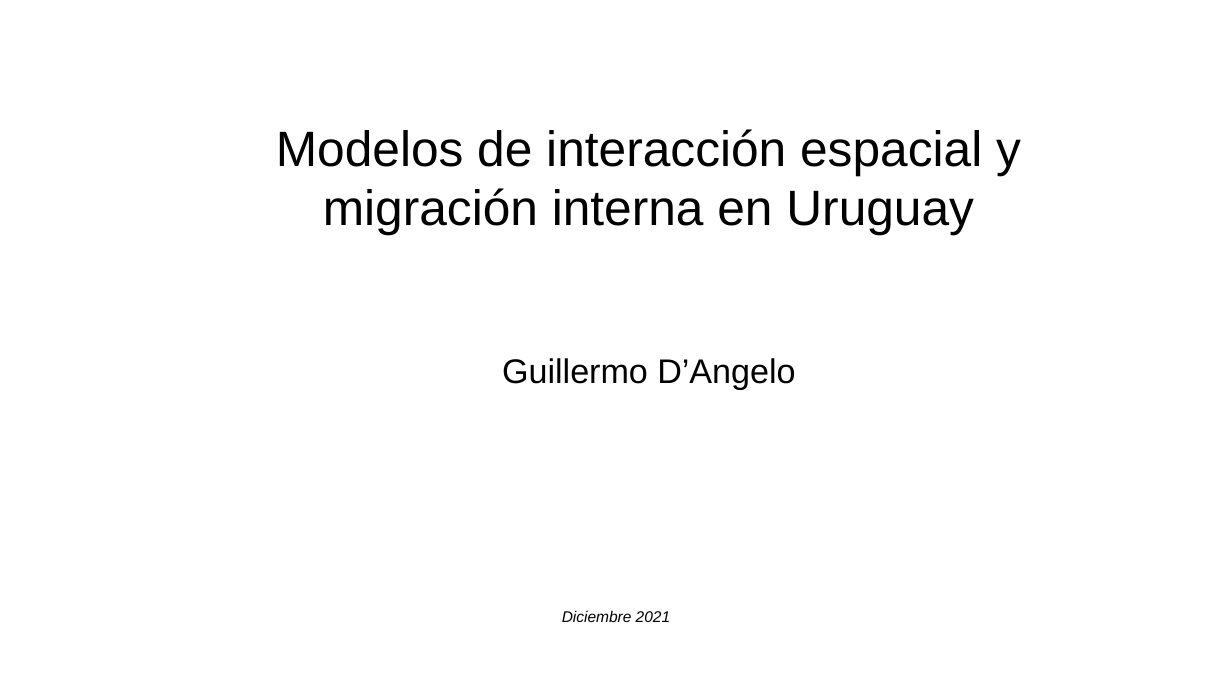
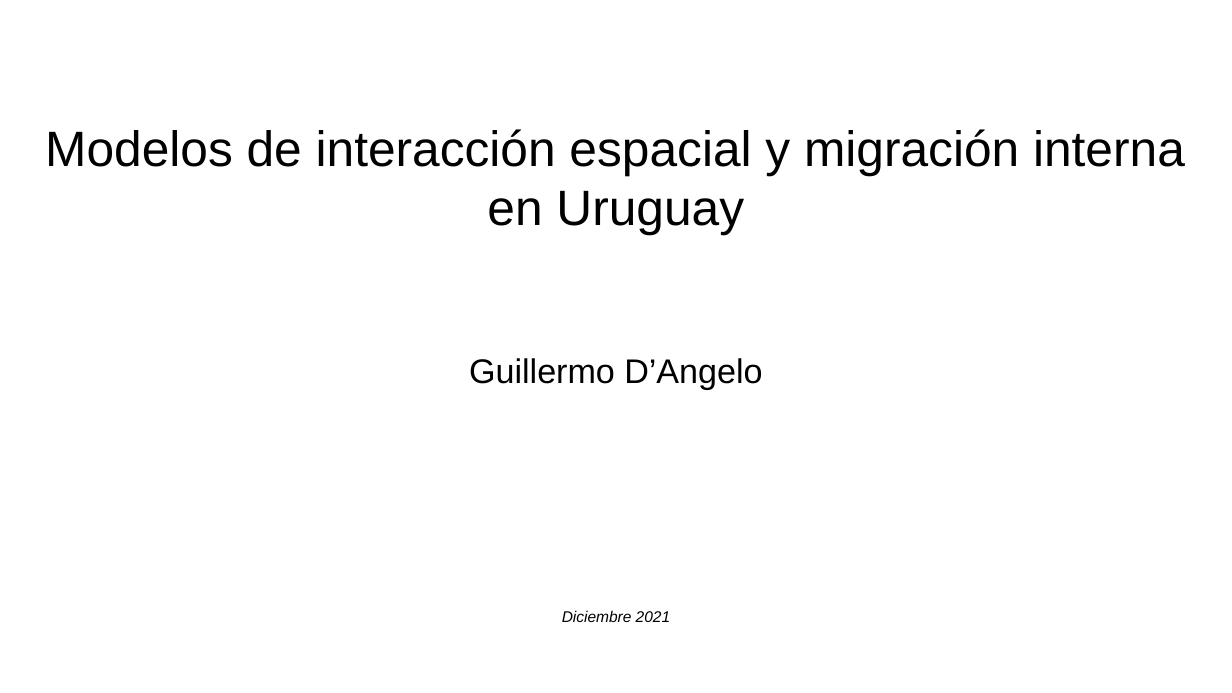
Before and after one commit to guillermodangelo/tesis, a slide deck: slide 1 of presentacion_dic2021.odp. Drawn at 1232x693 pixels with LibreOffice and Linux fonts; fonts in the diff are those of the drawing. Boxes give left, top, right and bottom in pixels: in the first picture for what was removed or moved away, otherwise in the second. Text is boxed around its words. In the diff, an @@ line names an element or a change of style, - is before the commit and + after.

```diff
--- a/presentacion_dic2021.odp
+++ b/presentacion_dic2021.odp
@@ subtitle "Modelos de interacción espacial y ..." rewrapped from [276, 129, 1021, 235] to [45, 129, 1185, 235] @@
@@ text "Guillermo D’Angelo": place and size @@
-text "Guillermo D’Angelo" at [502, 358, 795, 389]
+text "Guillermo D’Angelo" at [469, 358, 762, 389]
```
Also in this commit, not shown: 2 other slides changed, 1 slide added, 1 other file.
